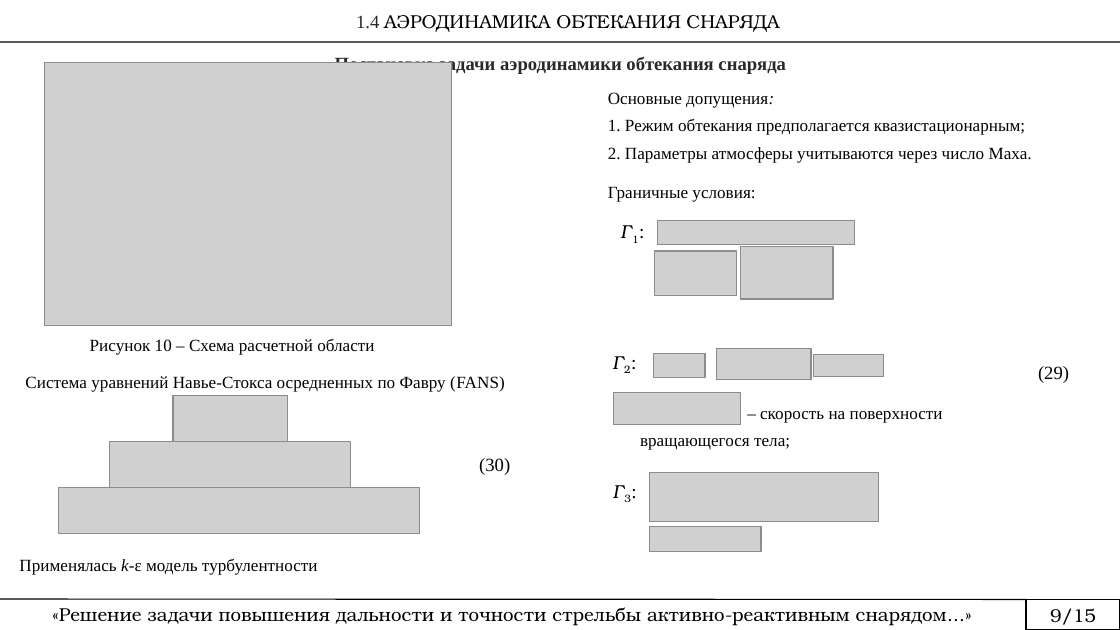
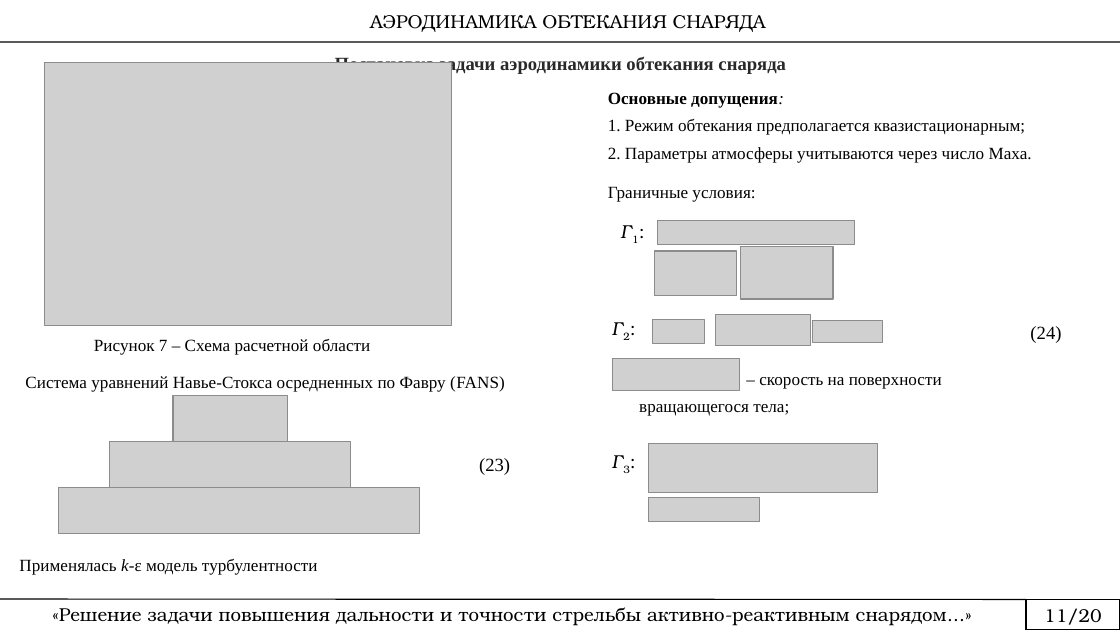
Before and after one commit to rustam-mansurov/cats, a slide deck: slide 11 of Аспирантура/Новье/План диссертации.pptx. Drawn at 1120x630 pixels with LibreOffice and Linux fonts; fonts in the diff are those of the drawing; grey boxes stand for pictures. Boxes give left, top, right and bottom in pixels: in the first picture for what was removed or moved away, otherwise in the second. Text is boxed around its words. In the diff, an @@ line names an element or a change of style, - is before the commit and + after.

```diff
--- a/Аспирантура/Новье/План диссертации.pptx
+++ b/Аспирантура/Новье/План диссертации.pptx
@@ text at <box>370,15,766,32</box>: text changed @@
-1.4 АЭРОДИНАМИКА ОБТЕКАНИЯ СНАРЯДА
+АЭРОДИНАМИКА ОБТЕКАНИЯ СНАРЯДА
@@ text at <box>608,92,784,108</box>: bold on in "Основные допущения:" @@
@@ text "Г2:": place and size @@
-text "Г2:" at <box>601,345,650,379</box>
+text "Г2:" at <box>600,311,648,345</box>
@@ text at <box>1030,326,1061,343</box>: text changed @@
-(29)
+(24)
@@ text at <box>94,339,370,355</box>: text changed @@
-Рисунок 10 – Схема расчетной области
+Рисунок 7 – Схема расчетной области
@@ group added at <box>613,315,883,522</box>: 5 pictures @@
@@ text "– скорость на поверхности вращающегося ...": place and size @@
-text "– скорость на поверхности вращающегося ..." at <box>640,411,943,450</box>
+text "– скорость на поверхности вращающегося ..." at <box>639,377,942,416</box>
@@ group removed at <box>613,348,884,551</box>: 5 pictures @@
@@ text "Г3:": place and size @@
-text "Г3:" at <box>601,474,650,507</box>
+text "Г3:" at <box>600,445,648,478</box>
@@ picture: place and size @@
-picture at <box>650,473,878,522</box>
+picture at <box>648,444,877,493</box>
@@ text at <box>479,458,510,475</box>: text changed @@
-(30)
+(23)
@@ text at <box>1044,608,1101,625</box>: text changed @@
-9/15
+11/20
```
Also in this commit, not shown: 17 other slides changed, 1 slide added, 3 slides removed.
